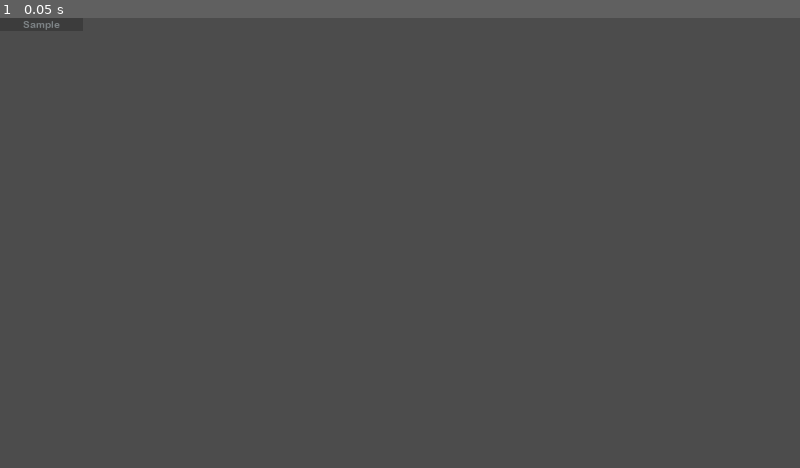
Above: before the commit, frame 1.
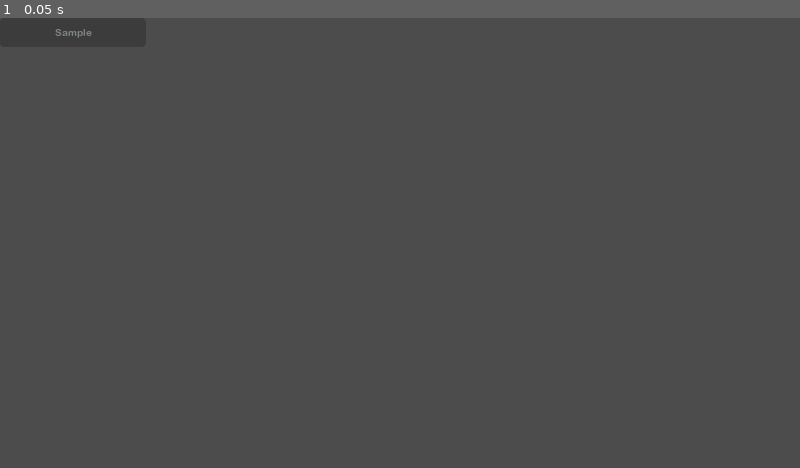
Above: after the commit, the same moment.

Repository: michalbie/Spinningeddon
Game: Godot game, scene res://Scenes/Lobby/PlayerLabel.tscn
Same seed, same stepped clock (60 frames per second), same inputs: the game is played once before the commit and once after it. This scene is started directly instead of the project's main scene.
Inputs:
- Up to frame 1 (0.05 s): no input

The runs differ from the first frame. In frame 1, less than 0.1% of the frame differs, in the area x 2-12%, y 0-5%.

Commit message:
Change label background

Diff:
--- a/Scenes/Lobby/PlayerLabel.gd
+++ b/Scenes/Lobby/PlayerLabel.gd
@@ -1,4 +1,4 @@
-extends ColorRect
+extends TextureRect
 
 func set_text(new_text):
 	$Label.text = new_text
--- a/Scenes/Lobby/PlayerLabel.tscn
+++ b/Scenes/Lobby/PlayerLabel.tscn
@@ -1,7 +1,8 @@
-[gd_scene load_steps=5 format=2]
+[gd_scene load_steps=6 format=2]
 
 [ext_resource path="res://Scenes/Lobby/PlayerLabel.gd" type="Script" id=1]
 [ext_resource path="res://Fonts/Arial-Rounded-MT-Bold_4291.ttf" type="DynamicFontData" id=2]
+[ext_resource path="res://Scenes/Lobby/assets/player_label.png" type="Texture" id=3]
 
 [sub_resource type="DynamicFont" id=1]
 size = 24
@@ -10,11 +11,11 @@
 [sub_resource type="Theme" id=2]
 default_font = SubResource( 1 )
 
-[node name="PlayerLabel" type="ColorRect"]
+[node name="PlayerLabel" type="TextureRect"]
 rect_min_size = Vector2( 200, 30 )
 size_flags_horizontal = 4
 theme = SubResource( 2 )
-color = Color( 0.239216, 0.239216, 0.239216, 1 )
+texture = ExtResource( 3 )
 script = ExtResource( 1 )
 __meta__ = {
 "_edit_use_anchors_": false
